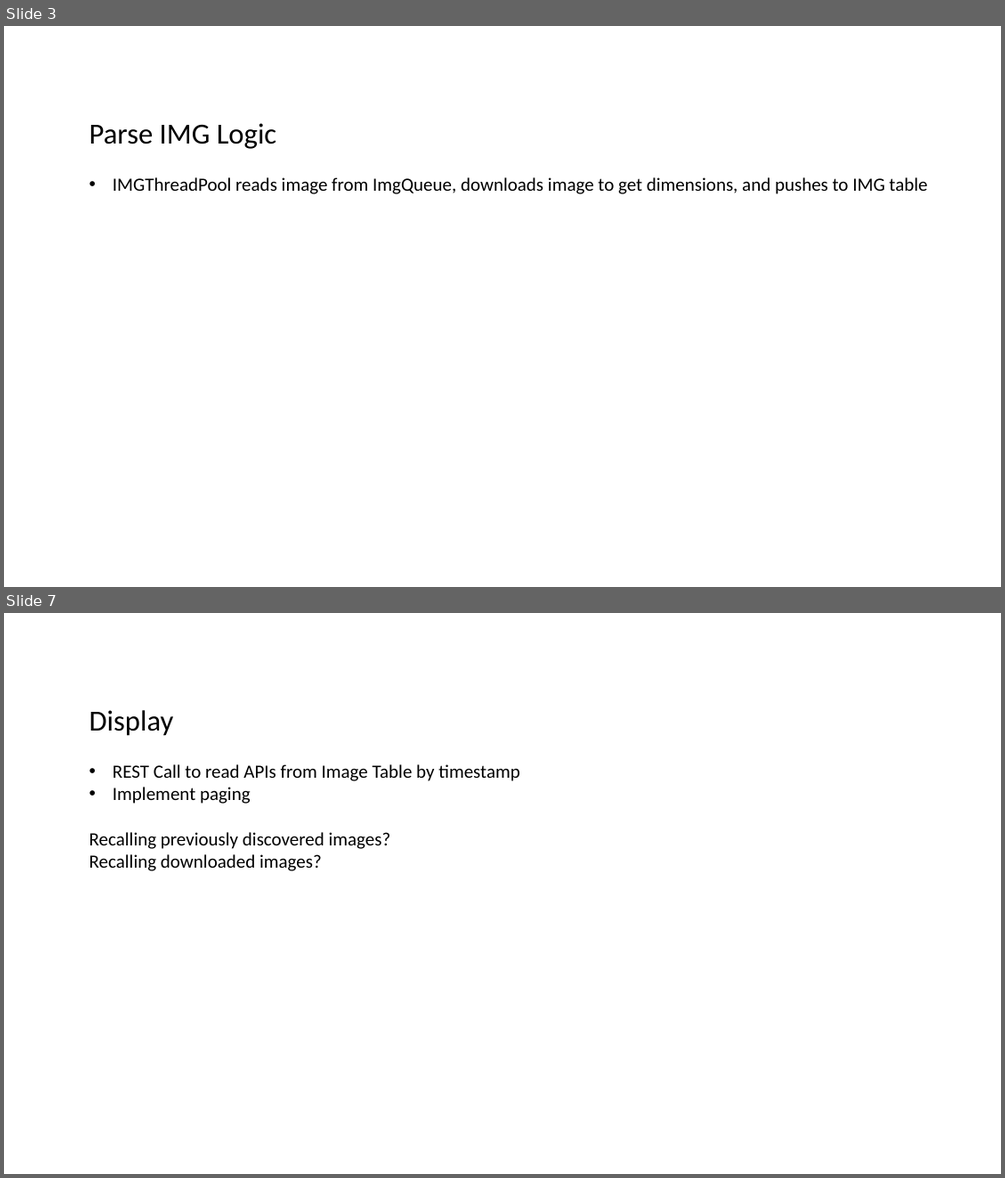
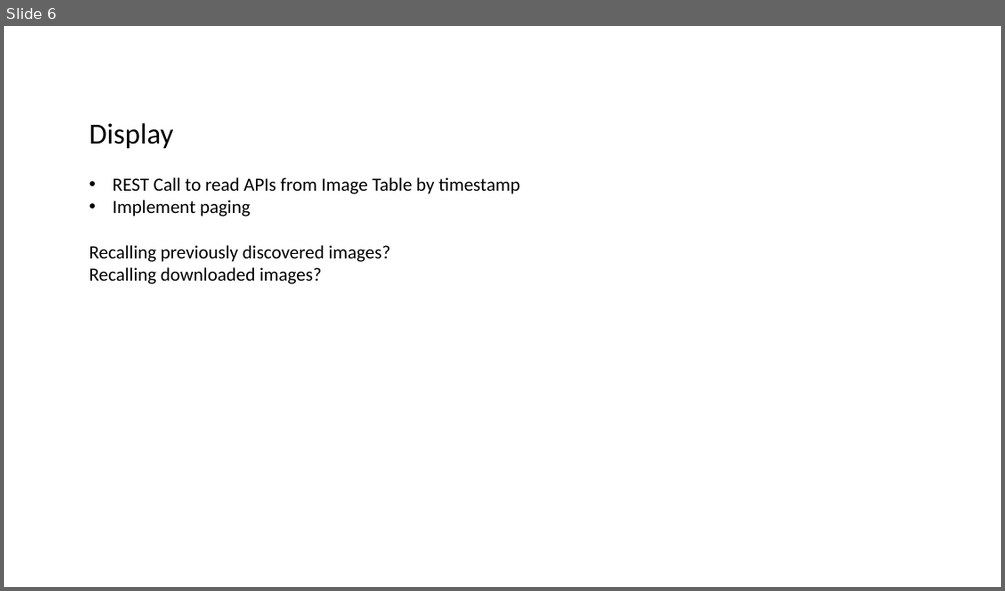
Before and after one commit to datim/squid, a slide deck: docs/design.pptx. Shown one above the other, each under a label of ours: slides 3 and 7 before the commit, slide 6 after it; the slides between them are not shown. The pictures are 1005x1178 and 1005x591 pixels, drawn with LibreOffice and Linux fonts; fonts in the diff are those of the drawing. Boxes give left, top, right and bottom in pixels: in the first picture for what was removed or moved away, otherwise in the second. Text is boxed around its words. In the diff, an @@ line names an element or a change of style, - is before the commit and + after.

```diff
--- a/docs/design.pptx
+++ b/docs/design.pptx
@@ slide 3 removed at (4,26,1001,587), background #FFFFFF @@
@@ text removed at (89,123,927,194) @@
-Parse IMG Logic
-• IMGThreadPool reads image from ImgQueue, downloads image to get dimensions, and pushes to IMG table
@@ what was slide 7 is now slide 6 @@
```
Also in this commit, not shown: 3 slides changed, 2 slides added, 2 other slides removed, 7 other files.
